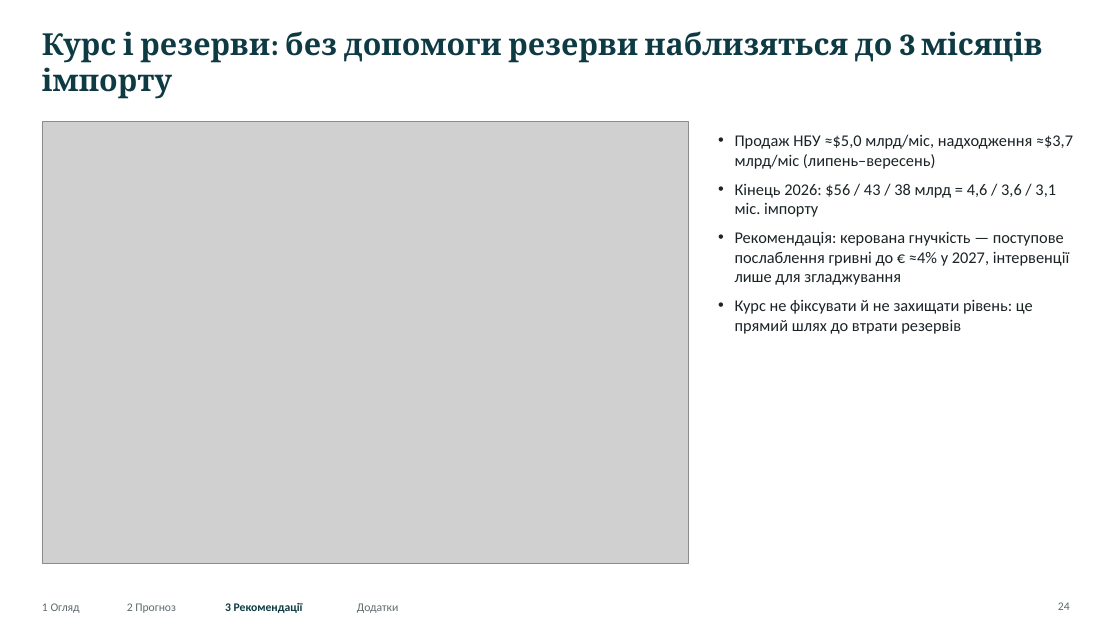
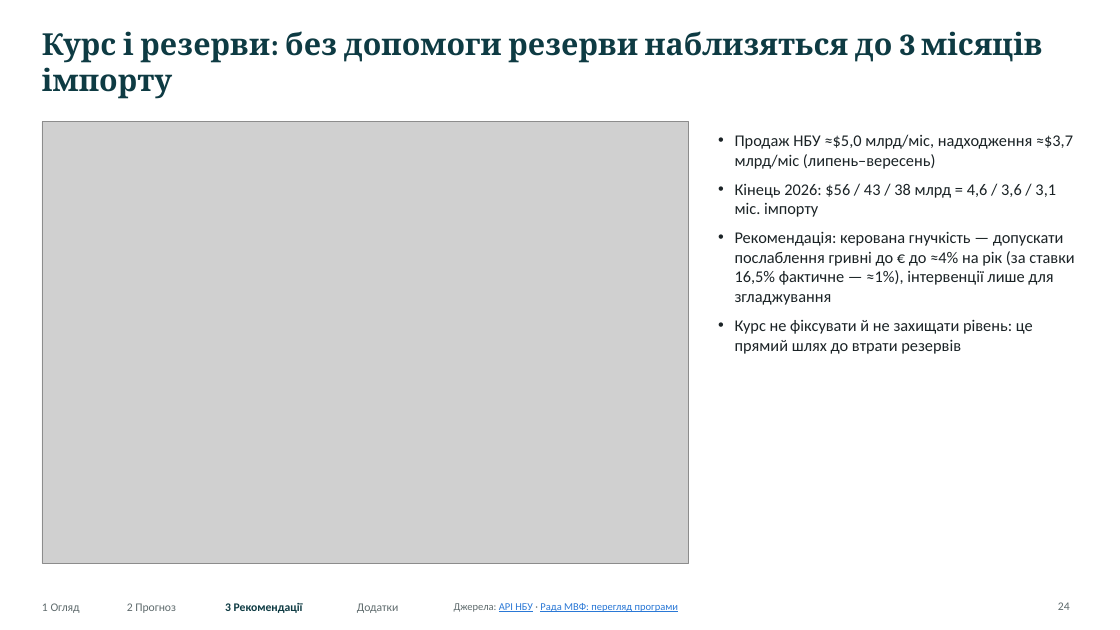
Before and after one commit to caplitt/nbu-challenge-2026, a slide deck: slide 24 of presentation/NBU_University_Challenge_2026.pptx. Drawn at 1120x630 pixels with LibreOffice and Linux fonts; fonts in the diff are those of the drawing; grey boxes stand for pictures. Boxes give left, top, right and bottom in pixels: in the first picture for what was removed or moved away, otherwise in the second. Text is boxed around its words. In the diff, an @@ line names an element or a change of style, - is before the commit and + after.

```diff
--- a/presentation/NBU_University_Challenge_2026.pptx
+++ b/presentation/NBU_University_Challenge_2026.pptx
@@ text at (x1=735, y1=232, x2=1074, y2=305): text changed @@
-• Рекомендація: керована гнучкість — поступове послаблення гривні до € ≈4% у 2027, інтервенції лише для згладжування
+• Рекомендація: керована гнучкість — допускати послаблення гривні до € до ≈4% на рік (за ставки 16,5% фактичне — ≈1%), інтервенції лише для згладжування
@@ text added at (x1=454, y1=603, x2=678, y2=612), 9 pt, text #2A78D6, underline @@
+Джерела: API НБУ · Рада МВФ: перегляд програми
```
Also in this commit, not shown: 25 other slides changed, 13 other files.
